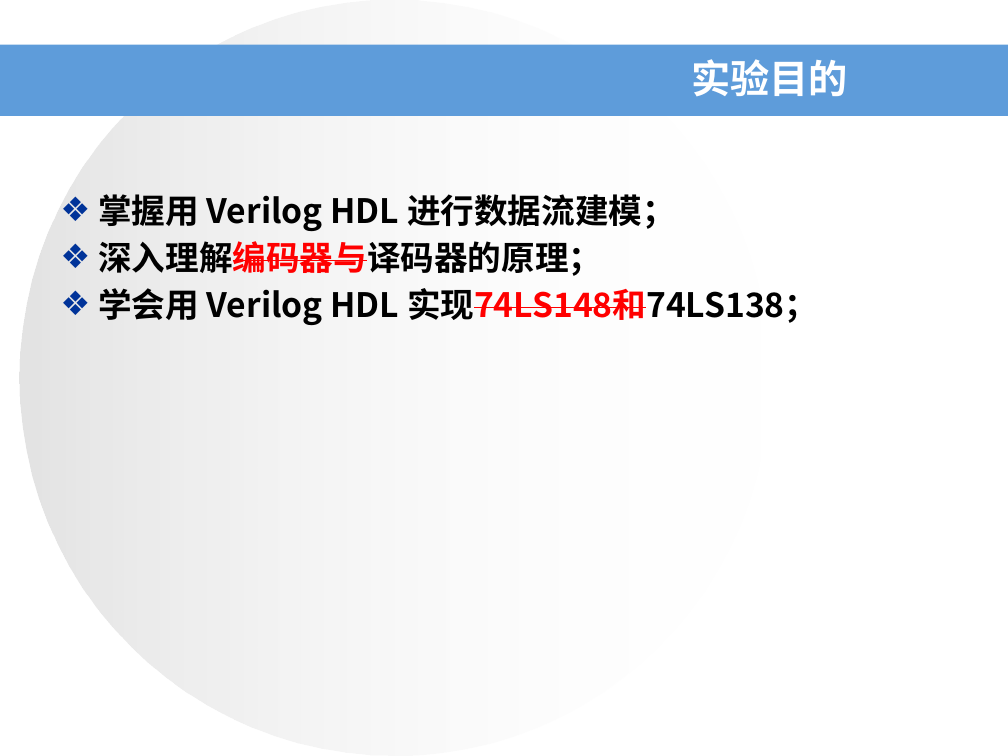
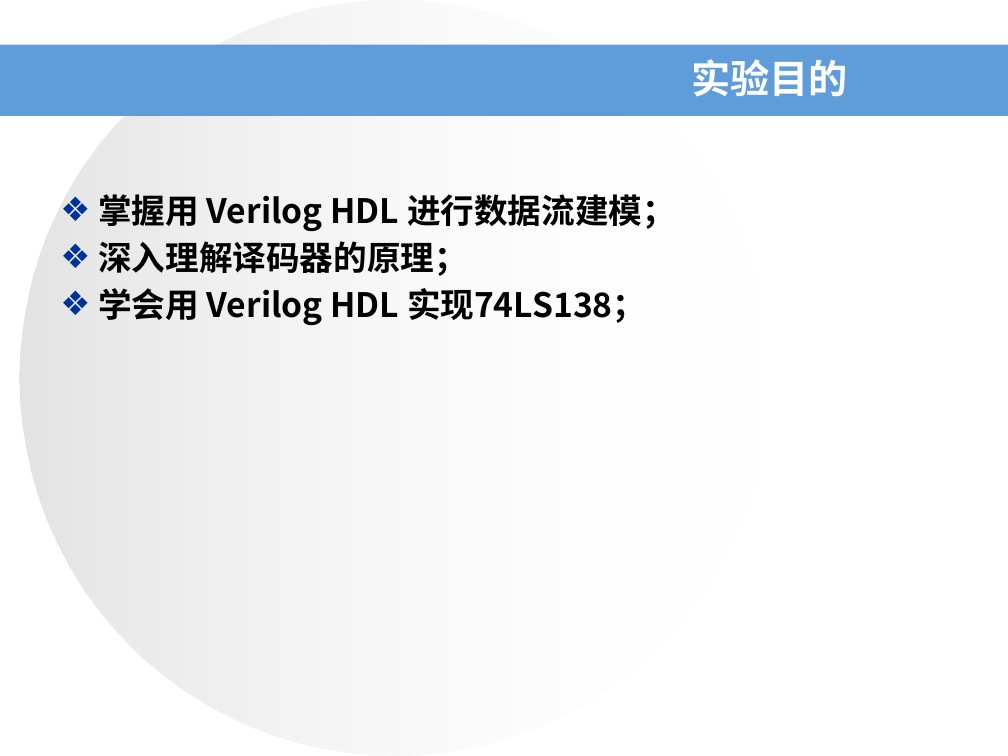
Before and after one commit to Susan9001/digital-logic, a slide deck: slide 3 of ppt/4.pptx. Drawn at 1008x756 pixels with LibreOffice and Linux fonts; fonts in the diff are those of the drawing; background and template pictures are left out. Boxes give left, top, right and bottom in pixels: in the first picture for what was removed or moved away, otherwise in the second. Text is boxed around its words. In the diff, an @@ line names an element or a change of style, - is before the commit and + after.

Commit message:
实验报告到4译码器，前面的图未补

```diff
--- a/ppt/4.pptx
+++ b/ppt/4.pptx
@@ text at box(98, 241, 646, 325): text changed @@
-❖ 深入理解编码器与译码器的原理；
-❖ 学会用 Verilog HDL 实现74LS148和74LS138；
+❖ 深入理解译码器的原理；
+❖ 学会用 Verilog HDL 实现74LS138；
```
Also in this commit, not shown: 25 other files.
